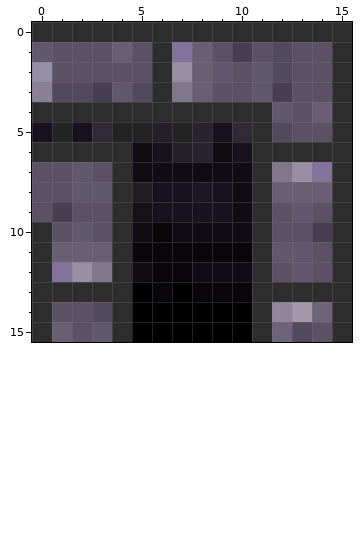
One commit to this pixel-art sprite: dungeon/assets/dungeon/default/wall/wall_inner_corner_upper_right.png. Above: the version before the commit.
The file is 16x16 pixels. Colours within 5 levels of each other are drawn and written as one.
The result:
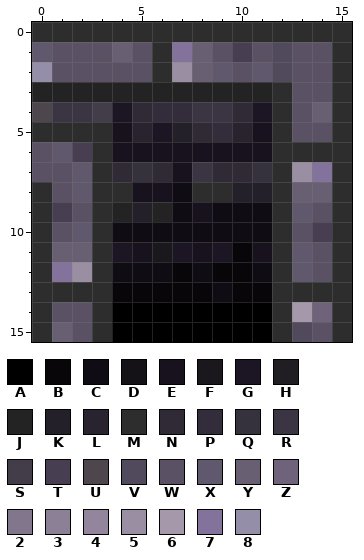
Palette (. is transparent): A #000000  B #080609  C #0f0c14  D #141217  E #17121d  F #1a181d  G #1c1624  H #201d23  J #232323  K #242029  L #292330  M #2d2d2d  N #2f2a35  P #322c3b  Q #36323d  R #3b3543  S #433d4a  T #483e52  U #4d464d  V #51495c  W #5b5164  X #60586c  Y #685f72  Z #6e637a  2 #81768b  3 #8b8095  4 #93869c  5 #9a8fa2  6 #a498aa  7 #82729c  8 #958ea9
Commit message: Reduce thickness of rims for inner corners by 1 pixel
The edit:
@@ x 0..15 @@
  2 8WWWWWM5YXWXVWWM
- 3 3VVTXVM2YWWXTWWM
- 4 MMMMMMMMMMMMXWYM
- 5 EJENJJKJLENMVWWM
- 6 MMMMMCEKLCEMMMMM
- 7 WWXWMCCCCCCM257M
- 8 WWXXMHEEGECMYYYM
- 9 WTWWMDEEEECMWXWM
-10 MWXWMCBCCCCMWWTM
-11 MYYYMBBBBBBMXXWM
-12 M752MCBBCCCMWXWM
-13 MMMMMABABBBMMMMM
-14 MWWVMAAAAAAM46ZM
-15 MYWXMAAAAAAMZVWM
+ 3 JJJJJJJJJJJJMWWM
+ 4 URRSGNPPRRNGMWYM
+ 5 MMMMELGKNPLEMWWM
+ 6 WXTMEEEEEEEEMMMM
+ 7 WWXMNQNERNNQM57M
+ 8 MWXMMEECMMKKMYYM
+ 9 MTWMJKJCECCCMXWM
+10 MWXMCCCCCCCCMWTM
+11 MYYMGEFGEGBEMXWM
+12 M75MCCCBCBBCMXWM
+13 MMMMBBBBBCBBMMMM
+14 MWWMAAAAAAAAM6ZM
+15 MYWMAAAAAAAAMVWM
Where, in picture pixels (left, top, right, bottom), the same in both pictures:
changed: (32, 82, 292, 342)
